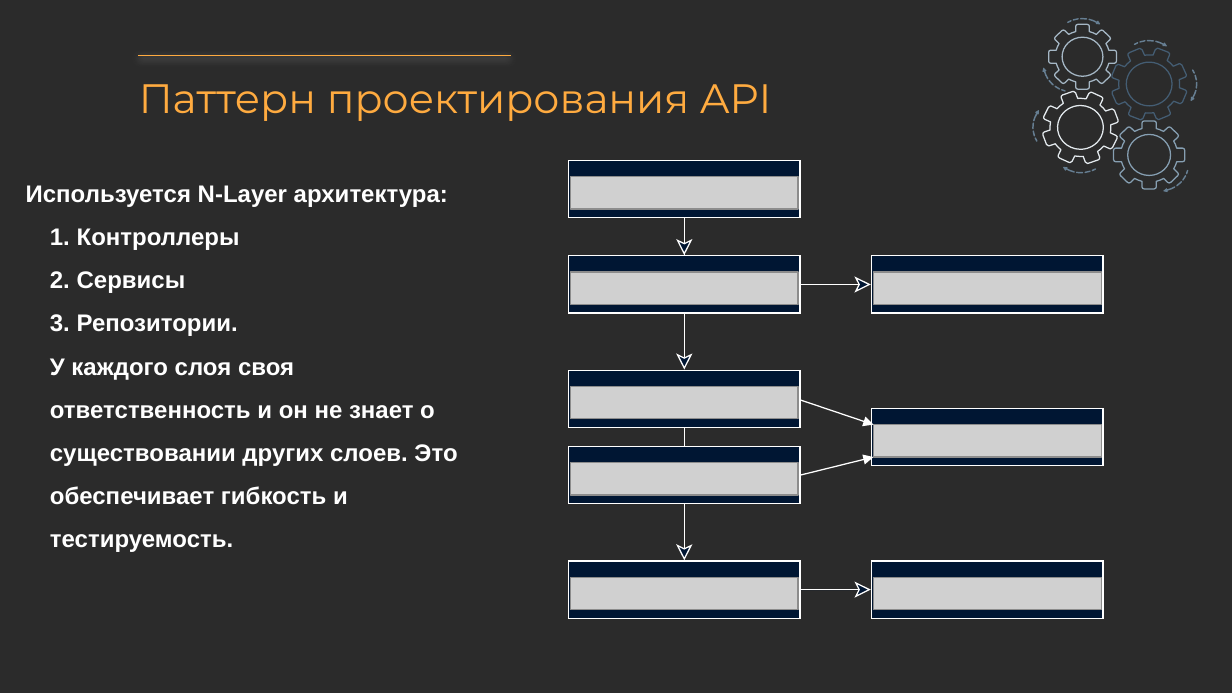
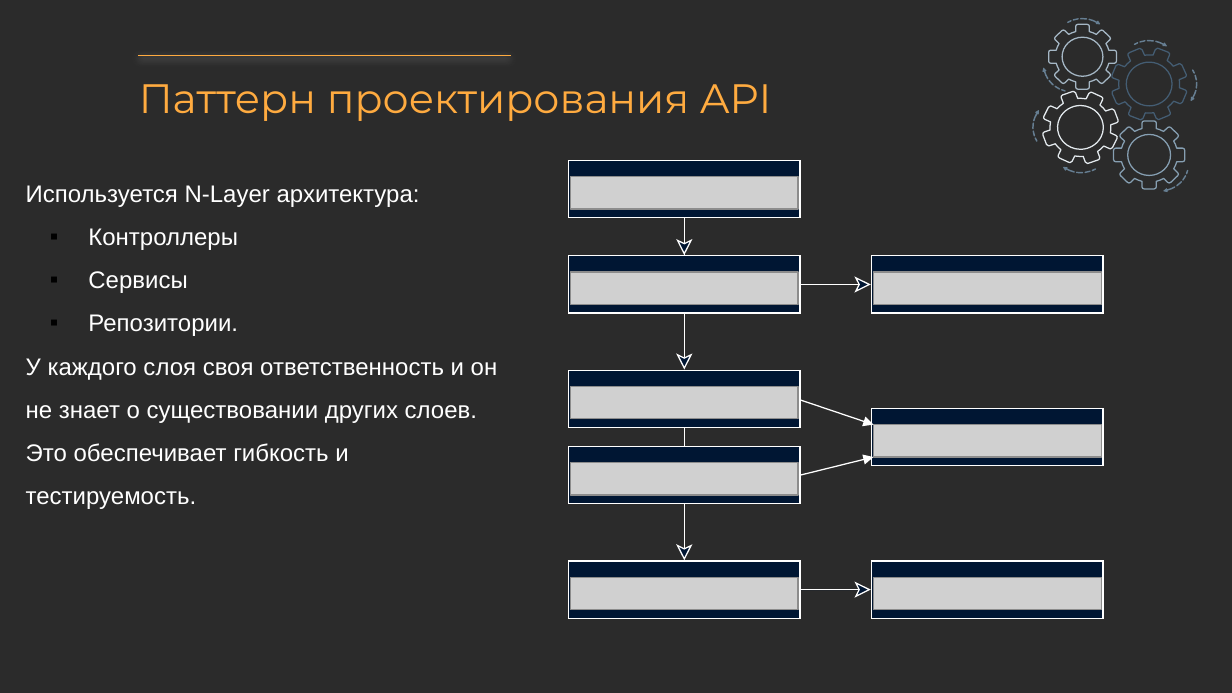
Before and after one commit to Bikmacs/CafeSystem, a slide deck: slide 7 of Docs/Презентация системы кафе.pptx. Drawn at 1232x693 pixels with LibreOffice and Linux fonts; fonts in the diff are those of the drawing; grey boxes stand for pictures; background and template pictures are left out; a plain dark background stands for a picture behind light text. Boxes give left, top, right and bottom in pixels: in the first picture for what was removed or moved away, otherwise in the second. Text is boxed around its words. In the diff, an @@ line names an element or a change of style, - is before the commit and + after.

```diff
--- a/Docs/Презентация системы кафе.pptx
+++ b/Docs/Презентация системы кафе.pptx
@@ text at [26, 185, 498, 509]: bold off in "Используется N-Layer архитектура:", "У каждого слоя своя ответственность и он ..." @@
@@ text at [88, 228, 238, 336]: text changed; bold off @@
-      1. Контроллеры
-      2. Сервисы
-      3. Репозитории.
+      ▪ Контроллеры
+      ▪ Сервисы
+      ▪ Репозитории.
```
Also in this commit, not shown: 7 other slides changed, 3 slides added, 1 slide removed, 13 other files.
